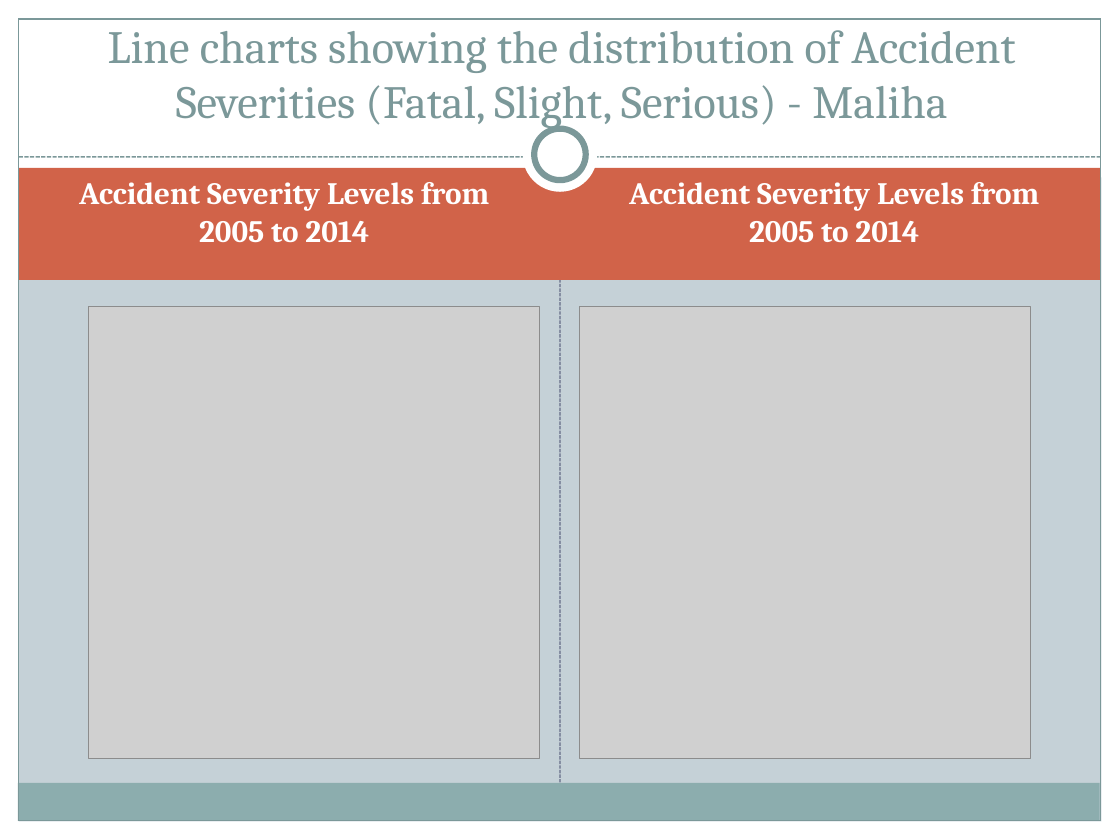
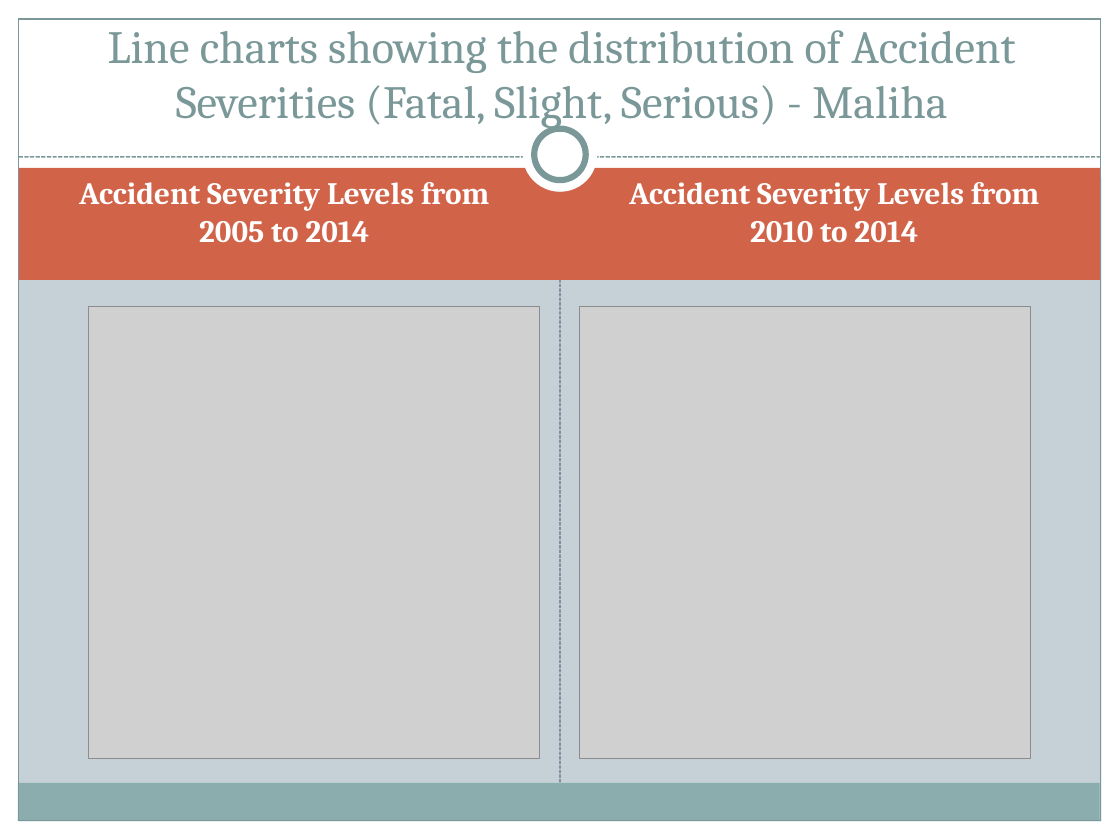
Before and after one commit to HabibR101/Project_1, a slide deck: slide 11 of Car Accidents Data Analysis.pptx. Drawn at 1120x840 pixels with LibreOffice and Linux fonts; fonts in the diff are those of the drawing; grey boxes stand for pictures. Boxes give left, top, right and bottom in pixels: in the first picture for what was removed or moved away, otherwise in the second. Text is boxed around its words. In the diff, an @@ line names an element or a change of style, - is before the commit and + after.

```diff
--- a/Car Accidents Data Analysis.pptx
+++ b/Car Accidents Data Analysis.pptx
@@ text at <box>629,182,1039,242</box>: text changed @@
-Accident Severity Levels from 2005 to 2014
+Accident Severity Levels from 2010 to 2014
```
Also in this commit, not shown: 6 other slides changed, 5 slides added.
